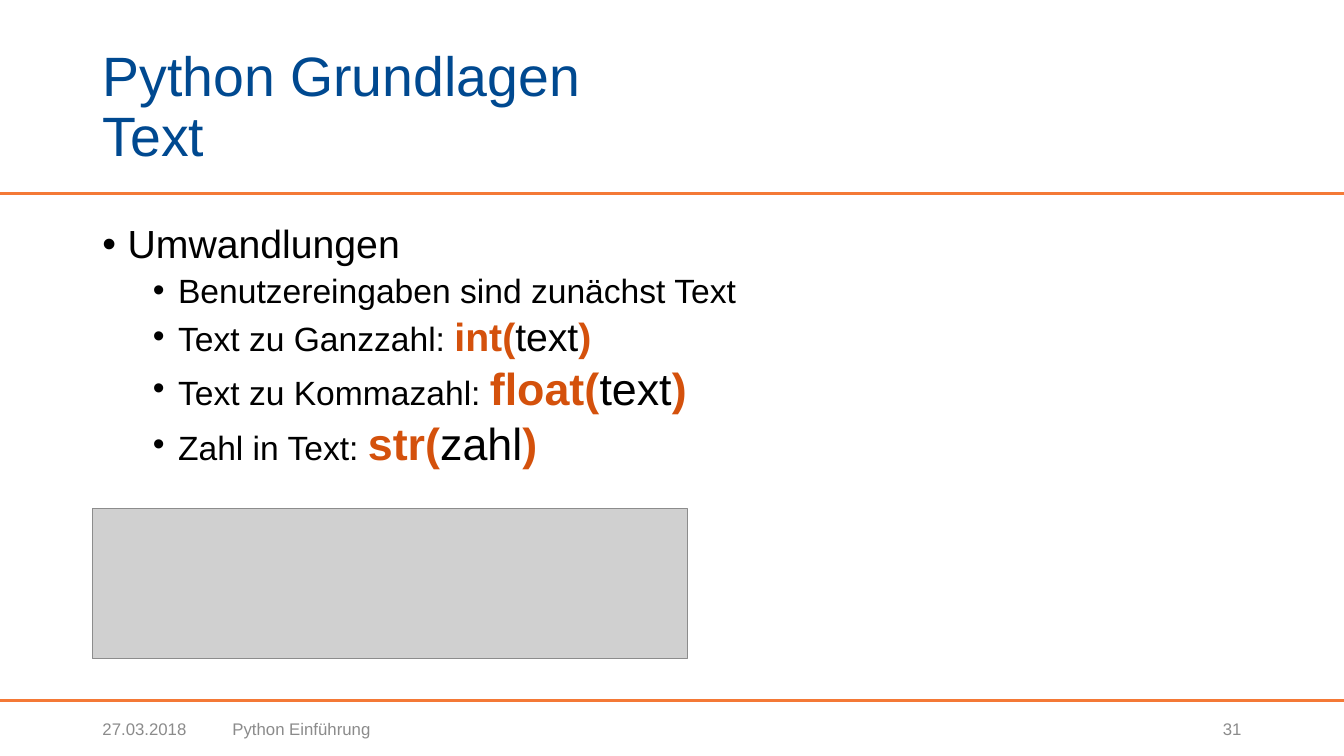
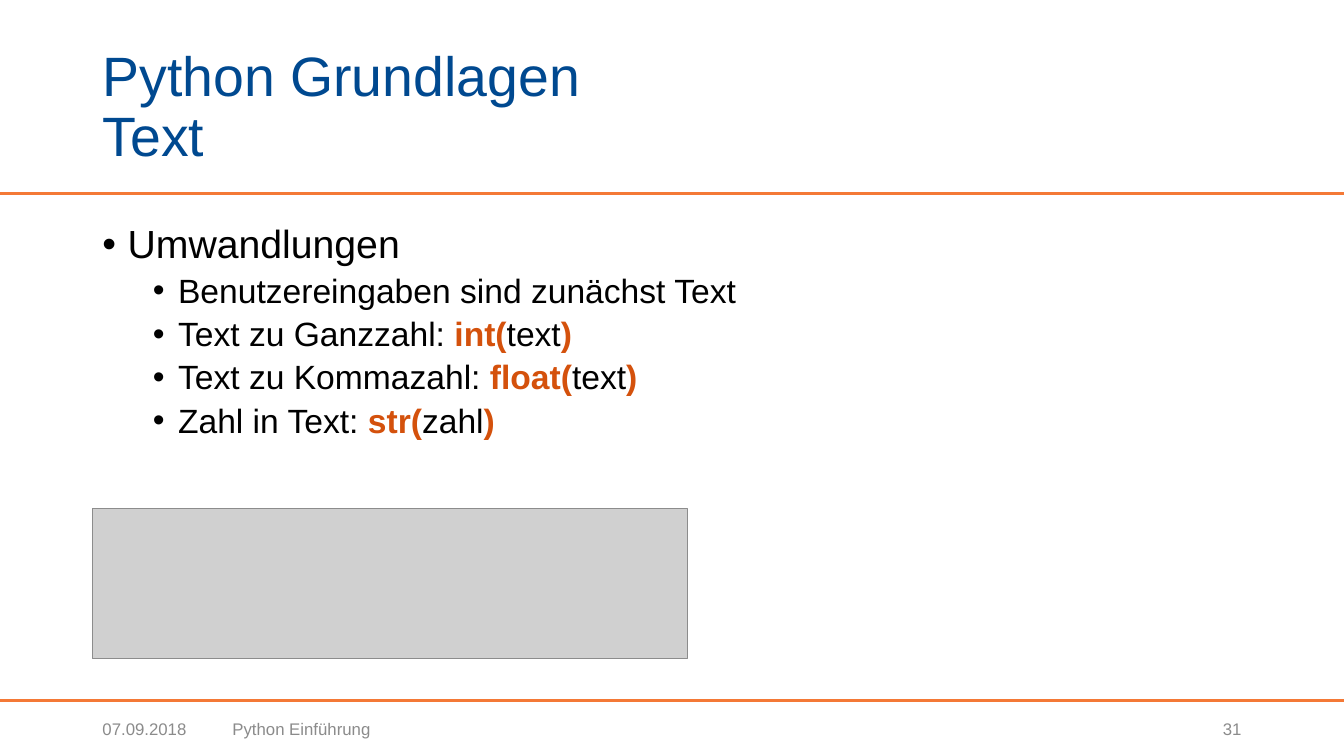
Before and after one commit to BogyMitutoyoCTL/Sophy-Preparation, a slide deck: slide 31 of Präsentationen/Python Einführung.pptx. Drawn at 1344x756 pixels with LibreOffice and Linux fonts; fonts in the diff are those of the drawing; grey boxes stand for pictures; background and template pictures are left out. Boxes give left, top, right and bottom in pixels: in the first picture for what was removed or moved away, otherwise in the second. Text is boxed around its words. In the diff, an @@ line names an element or a change of style, - is before the commit and + after.

Commit message:
Fix some font sizes and colors

```diff
--- a/Präsentationen/Python Einführung.pptx
+++ b/Präsentationen/Python Einführung.pptx
@@ text at <box>178,321,637,440</box>: size 28 to 24 pt in "int(text)"; size 32 to 24 pt in "float(text)", "str(zahl)" @@
@@ text at <box>102,723,186,735</box>: text changed @@
-27.03.2018
+07.09.2018
```
Also in this commit, not shown: 58 other slides changed.
